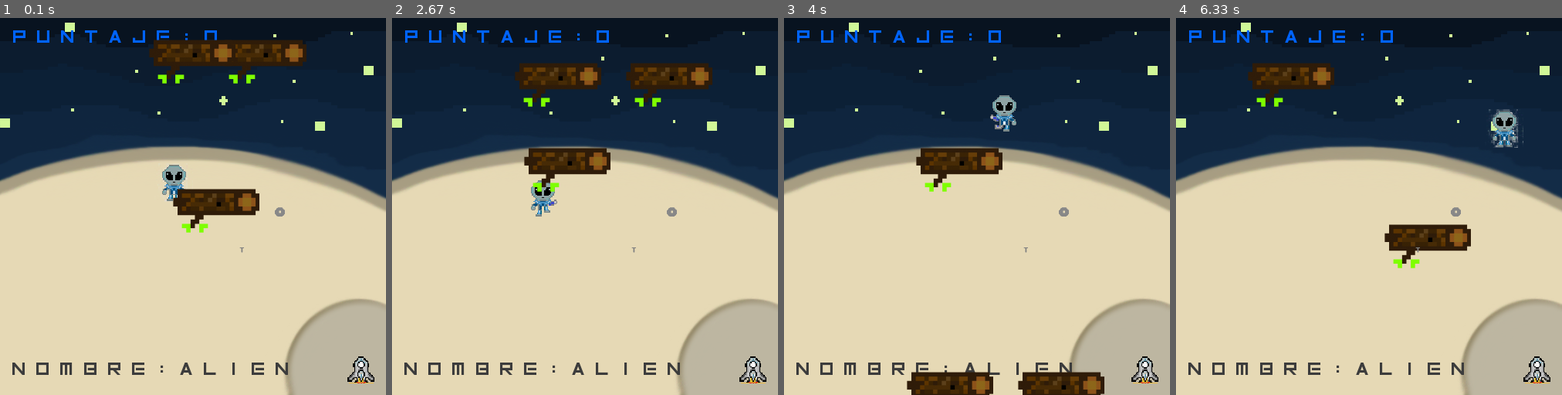
Above: before the commit, frames 1-4 (left to right).
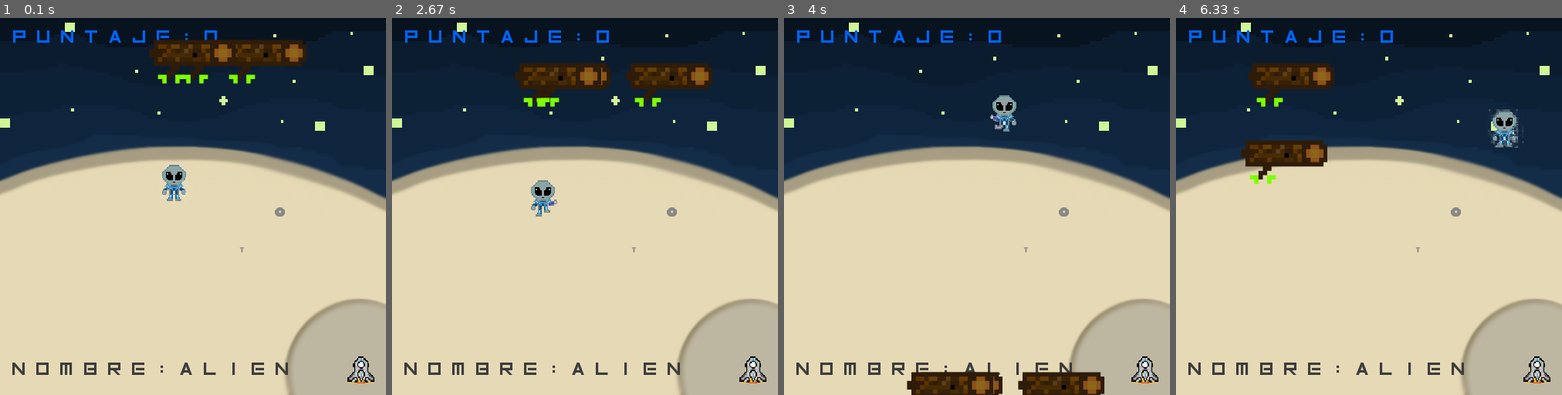
Above: after the commit, the same moments.

Repository: aperez536/pygame
Game: pygame game, started from Aliens.py
The game is run twice, just before and just after one commit, with the same random seed, the same clock (stepped at 60 frames per second) and the same inputs.
Inputs:
- Up to frame 1 (0.1 s): no input
- Up to frame 2 (2.67 s): hold Right 0.33-0.8 s; hold Up 0.83-1.13 s; hold Right 1.17-1.63 s; hold Down 2.23-2.53 s; hold Left from 2.57 s (still down)
- Up to frame 3 (4 s): release Left at 2.97 s; hold Up 3-3.37 s; hold Right from 3.4 s (still down)
- Up to frame 4 (6.33 s): release Right at 4.03 s; hold Down 4.07-4.43 s; hold Left 4.47-4.93 s; hold Right 4.97-5.43 s; hold Up 5.47-5.77 s; hold Right 5.8-6.27 s; hold Left from 6.3 s (still down)

The runs differ from the first frame. In frame 1, 1.8% of the frame differs, in the area x 44-68%, y 5-57%; in frame 2, 2.0%; in frame 3, 1.9%; in frame 4, 3.4%, in the area x 16-77%, y 32-67%.

Commit message:
arreglado el tronco que se teletransportaba y comentario

Diff:
--- a/Aliens.py
+++ b/Aliens.py
@@ -203,7 +203,7 @@
         #lluvia
         if tron1y==500:
             tron1y=0
-            tron1x=random.randrange(0,400)
+            tron1x=random.randrange(0,400)#devuelve una posicion aleatoria en el rango asignado
         if tron2y==550:
             tron2y=0
             tron2x=random.randrange(0,400)
@@ -229,7 +229,7 @@
             nuevoMensaje.Print("Puntaje:" + str(Puntaje))
 
         nave(x3, y3)
-        tronco1(tronco,tron1x, tron1x)
+        tronco1(tronco,tron1x, tron1y)
         tronco1(tronco,tron2x, tron2y)
         tronco1(tronco,tron3x, tron3y)
 
